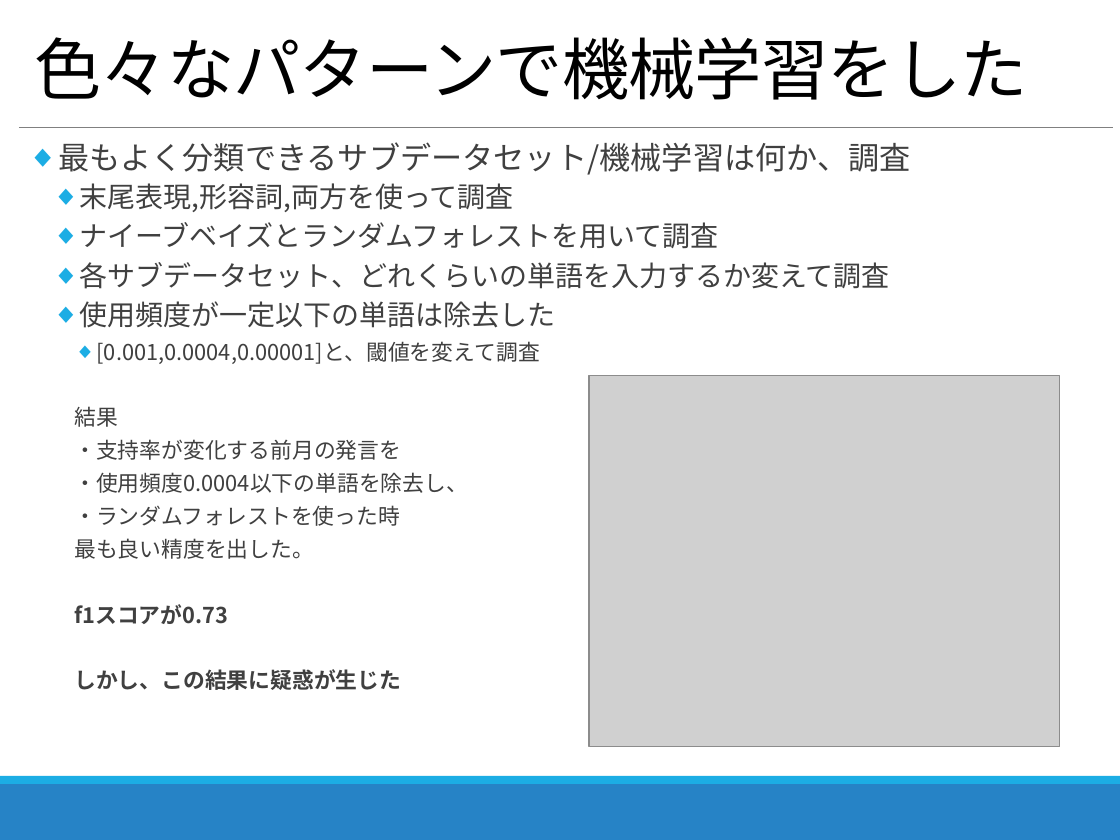
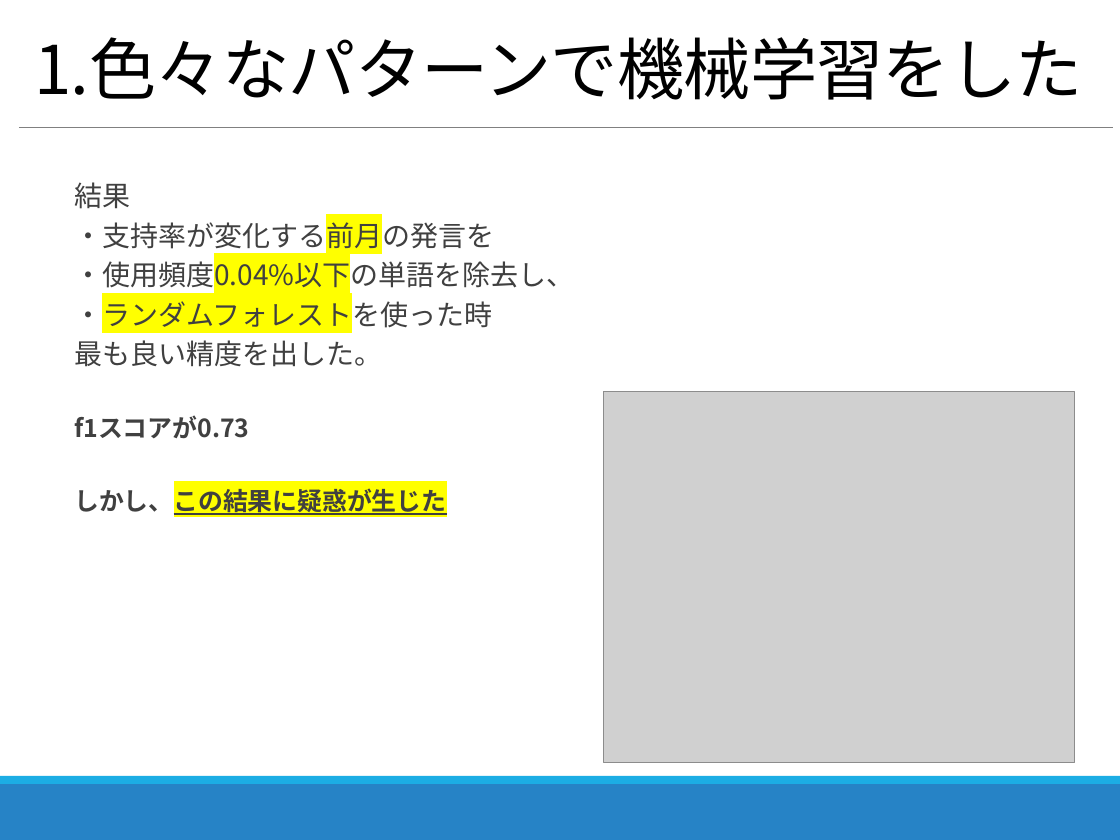
Before and after one commit to zerebom/amazon_sclapiing, a slide deck: slide 9 of 2018_11_07_進捗報告.pptx (slide 8 before the commit). Drawn at 1120x840 pixels with LibreOffice and Linux fonts; fonts in the diff are those of the drawing; grey boxes stand for pictures. Boxes give left, top, right and bottom in pixels: in the first picture for what was removed or moved away, otherwise in the second. Text is boxed around its words. In the diff, an @@ line names an element or a change of style, - is before the commit and + after.

```diff
--- a/2018_11_07_進捗報告.pptx
+++ b/2018_11_07_進捗報告.pptx
@@ title at <box>34,37,1083,100</box>: text changed @@
-色々なパターンで機械学習をした
+1.色々なパターンで機械学習をした
@@ text at <box>58,142,910,364</box>: paragraphs removed @@
-◆ 最もよく分類できるサブデータセット/機械学習は何か、調査
-  ◆ 末尾表現,形容詞,両方を使って調査
-  ◆ ナイーブベイズとランダムフォレストを用いて調査
-  ◆ 各サブデータセット、どれくらいの単語を入力するか変えて調査
-  ◆ 使用頻度が一定以下の単語は除去した
-    ◆ [0.001,0.0004,0.00001]と、閾値を変えて調査
@@ text at <box>74,182,494,516</box>: size 14 to 18 pt in "結果", "・支持率が変化する前月の発言を", "・ランダムフォレストを使った時", "最も良い精度を出した。"; highlight none to #FFFF00 in "・支持率が変化する前月の発言を", "・ランダムフォレストを使った時", "しかし、この結果に疑惑が生じた"; size 14 to 16 pt in "f1スコアが0.73", "しかし、この結果に疑惑が生じた"; underline on in "しかし、この結果に疑惑が生じた" @@
@@ text at <box>74,257,574,293</box>: text changed; size 14 to 18 pt @@
-    ・使用頻度0.0004以下の単語を除去し、
+    ・使用頻度0.04%以下の単語を除去し、
@@ picture: place and size @@
-picture at <box>589,375,1060,746</box>
+picture at <box>604,392,1074,763</box>
```
Also in this commit, not shown: 9 other slides changed, 8 slides added, 24 other files.
